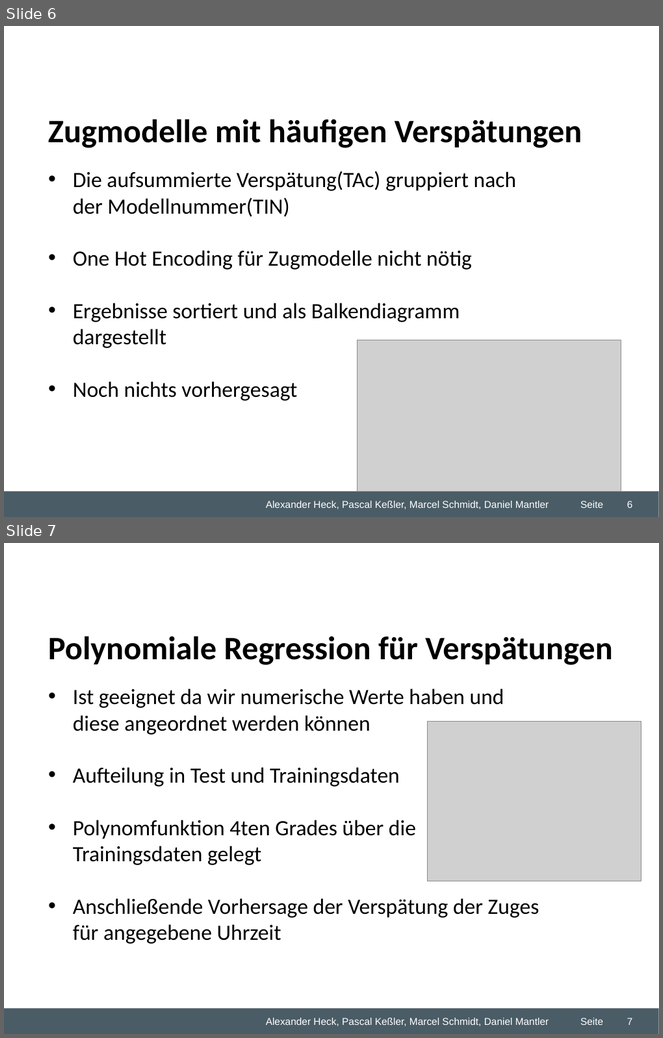
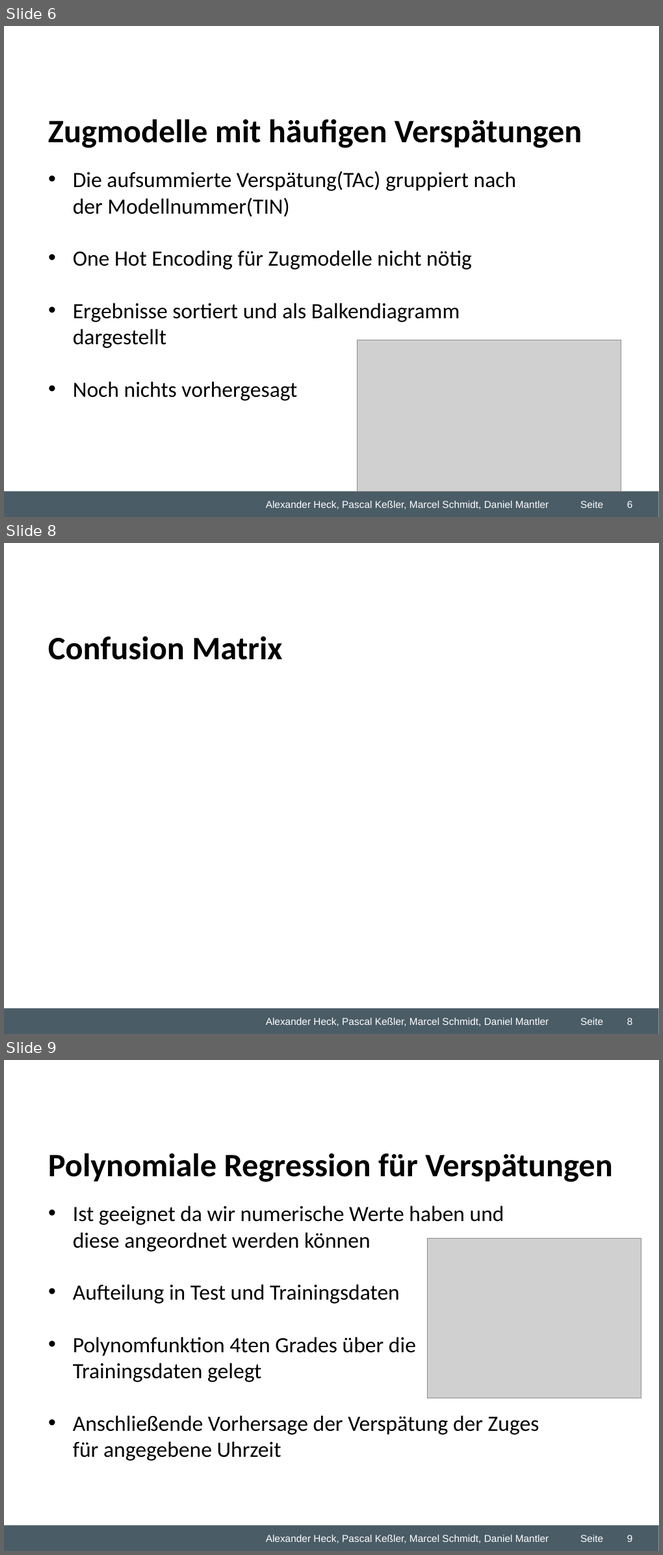
Before and after one commit to dmntlr/predictiveproject, a slide deck: Desktop/Studium/5. Semester/Predictive Analytics/Gruppenarbeit/WZ2 Predicitve Analytics Übung.ppt. Shown one above the other, each under a label of ours: slides 6 and 7 before the commit, slides 6, 8 and 9 after it; the slides between them are not shown. The pictures are 663x1038 and 663x1555 pixels, drawn with LibreOffice and Linux fonts; fonts in the diff are those of the drawing; grey boxes stand for pictures; background and template pictures are left out. Boxes give left, top, right and bottom in pixels: in the first picture for what was removed or moved away, otherwise in the second. Text is boxed around its words. In the diff, an @@ line names an element or a change of style, - is before the commit and + after.

```diff
--- a/Desktop/Studium/5. Semester/Predictive Analytics/Gruppenarbeit/WZ2 Predicitve Analytics Übung.ppt
+++ b/Desktop/Studium/5. Semester/Predictive Analytics/Gruppenarbeit/WZ2 Predicitve Analytics Übung.ppt
@@ slide 8 added at (4,543,659,1034), background #FFFFFF; not listed: 5 template elements that a slide beside it also shows @@
@@ text added at (48,636,282,660), 36 pt, text #000000, bold @@
+Confusion Matrix
@@ page number added at (627,1018,633,1025), 11 pt, text #FFFFFF @@
+8
@@ what was slide 7 is now slide 9 @@
@@ page number at (627,1535,633,1542): text changed @@
-7
+9
```
Also in this commit, not shown: 1 slide changed, 1 other slide added.
